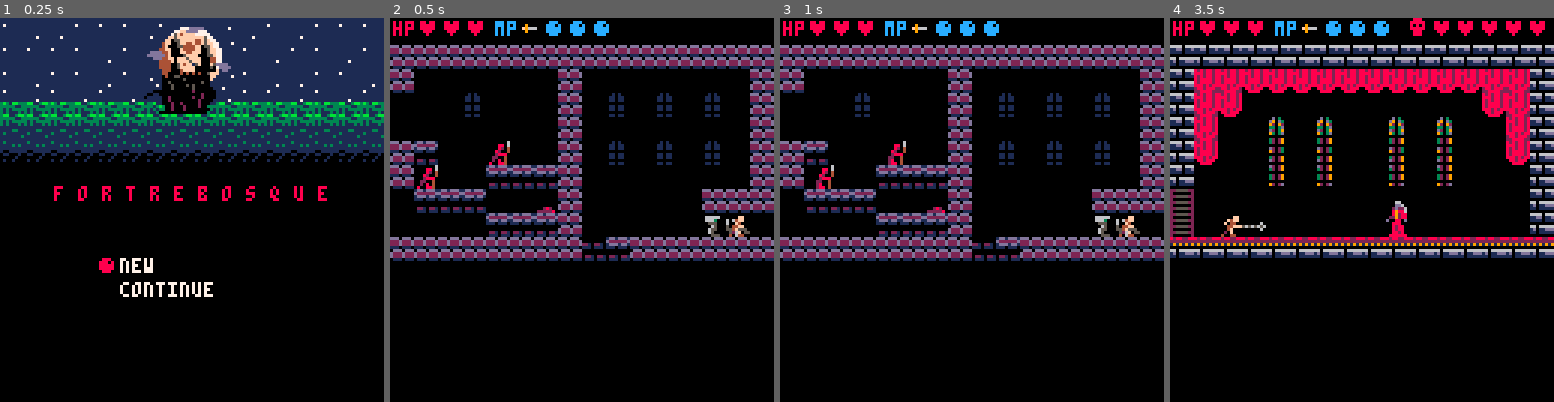
Above: before the commit, frames 1-4 (left to right).
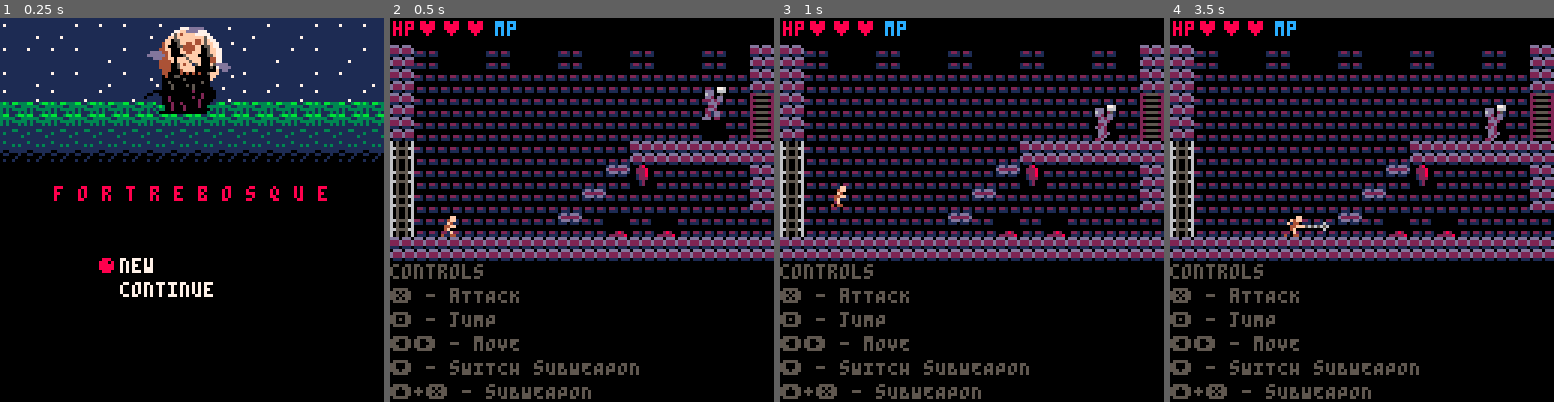
Above: after the commit, the same moments.

Repository: AddisonMink/fortrebosque
Game: PICO-8 cartridge main.p8
Two runs of this game, one before a commit and one after it. Both use one fixed random seed, a clock stepped at 60 frames per second and the inputs below.
Inputs:
- Up to frame 1 (0.25 s): no input
- Up to frame 2 (0.5 s): tap X (X key) at 0.33 s
- Up to frame 3 (1 s): tap O (Z key) at 0.7 s
- Up to frame 4 (3.5 s): tap X (X key) at 1.07, 1.85, 2.97 s; hold Right 1.6-2.1 s; tap O (Z key) every 0.4 s from 1.7 to 3.3 s; hold Up 2.15-2.42 s; hold Right 2.47-3.03 s; hold Left from 3.08 s (still down)

Frame 1 is identical in both runs. In frame 2, 28% of the frame differs, in the area x 0-100%, y 0-100%; in frame 3, 28%; in frame 4, 40%.

Commit message:
add print contols.

Diff:
--- a/main.p8
+++ b/main.p8
@@ -38,10 +38,10 @@
 	-- player.body.y -= 48
 
 	-- checkpoint: dracula
-	player.body.x += 128 * 4 - 32
-	global.mp = 3
-	global.mp_max = 3
-	global.subweapons = { "knife", "axe", "water" }
+	--player.body.x += 128 * 4 - 32
+	--global.mp = 3
+	--global.mp_max = 3
+	--global.subweapons = { "knife", "axe", "water" }
 
 	room = room_map["0,1"]
 	room.init(player)
--- a/room.lua
+++ b/room.lua
@@ -157,13 +157,18 @@
                 x = print("\134", x, y, i <= global.mp and 12 or 1)
             end
 
-            if not global.enemy_hitbox then return end
-            x = tx * 8 + 80
-            spr(46, x, y - 1)
-            x += 7
-            for i = 1, global.enemy_hitbox.hp_max do
-                x = print("♥", x, y, i <= global.enemy_hitbox.hp and 8 or 2)
+            if global.enemy_hitbox then
+                x = tx * 8 + 80
+                spr(46, x, y - 1)
+                x += 7
+                for i = 1, global.enemy_hitbox.hp_max do
+                    x = print("♥", x, y, i <= global.enemy_hitbox.hp and 8 or 2)
+                end
             end
+
+            local x = tx * 8
+            local y = ty * 8 - 9 + 82
+            print_contols(x, y)
         end
     }
 end
--- a/util.lua
+++ b/util.lua
@@ -33,3 +33,17 @@
 function room_position(rx, ry)
     return rx * 128, ry * 72
 end
+
+function print_contols(x, y)
+    print("controls", x, y, 5)
+    y += 8
+    print("❎ - aTTACK", x, y, 5)
+    y += 8
+    print("🅾️ - jUMP", x, y, 5)
+    y += 8
+    print("⬅️➡️ - mOVE", x, y, 5)
+    y += 8
+    print("⬇️ - sWITCH sUBWEAPON", x, y, 5)
+    y += 8
+    print("⬆️+❎ - sUBWEAPON", x, y, 5)
+end
